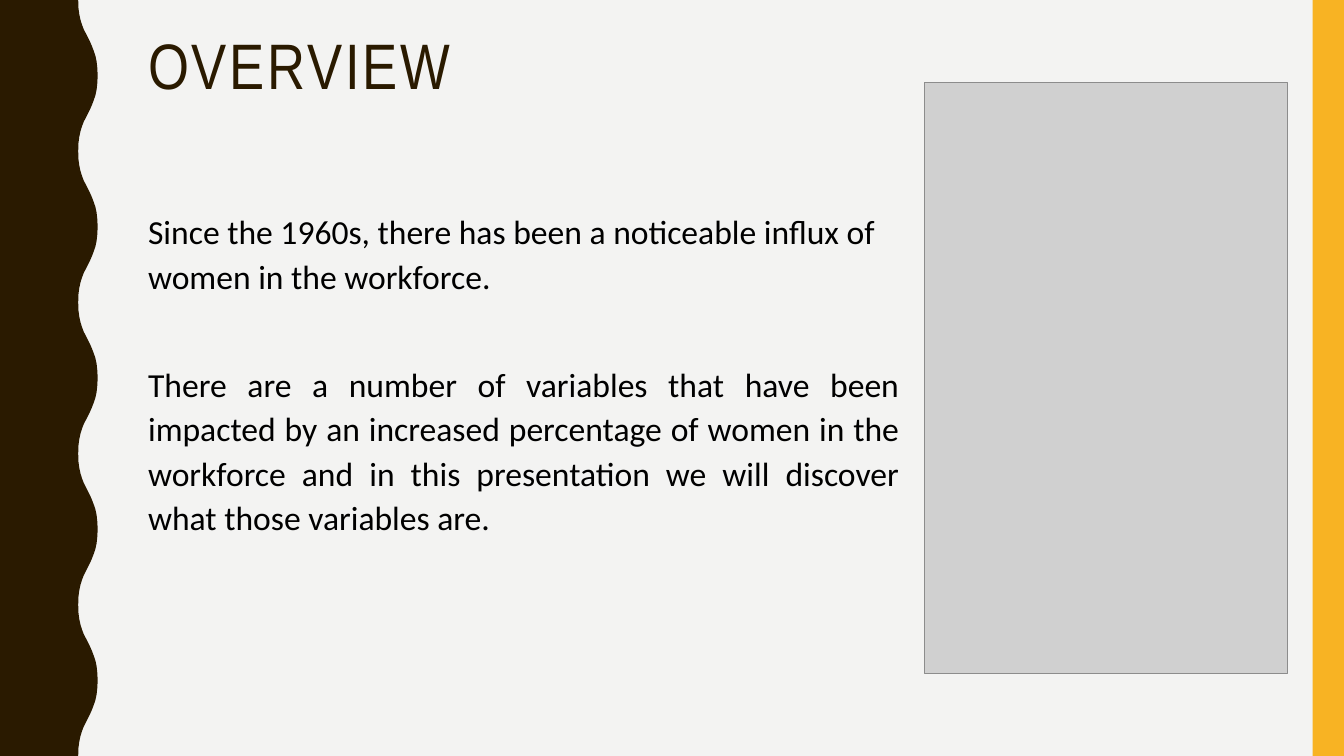
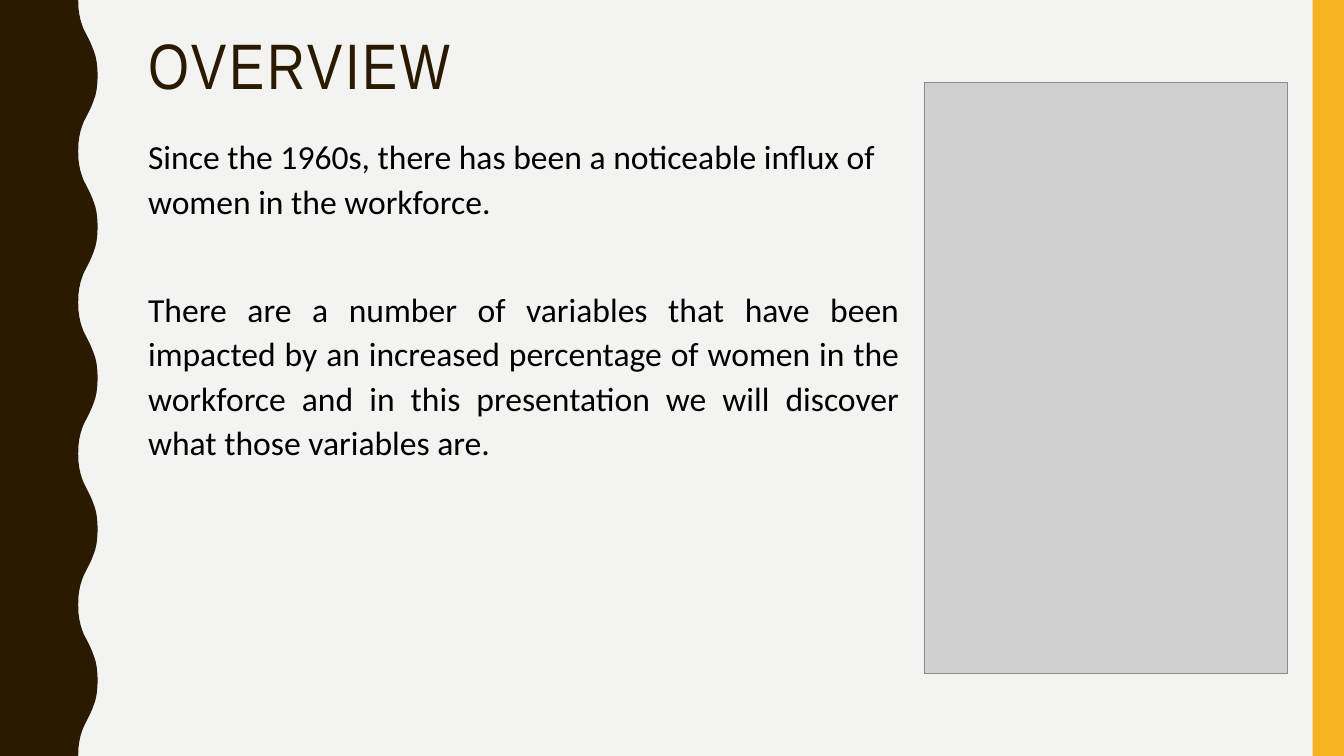
Before and after one commit to kathleeng77/Open-Source-Project-1, a slide deck: slide 3 of presentation/women-in-workforce.pptx. Drawn at 1344x756 pixels with LibreOffice and Linux fonts; fonts in the diff are those of the drawing; grey boxes stand for pictures. Boxes give left, top, right and bottom in pixels: in the first picture for what was removed or moved away, otherwise in the second. Text is boxed around its words. In the diff, an @@ line names an element or a change of style, - is before the commit and + after.

Commit message:
checked summary grammar and added alt text to ppt

```diff
--- a/presentation/women-in-workforce.pptx
+++ b/presentation/women-in-workforce.pptx
@@ text "Since the 1960s, there has ...": place and size @@
-text "Since the 1960s, there has ..." at box(148, 220, 899, 531)
+text "Since the 1960s, there has ..." at box(148, 145, 899, 456)
```
Also in this commit, not shown: 11 other slides changed, 1 slide added, 1 slide removed, 5 other files.
